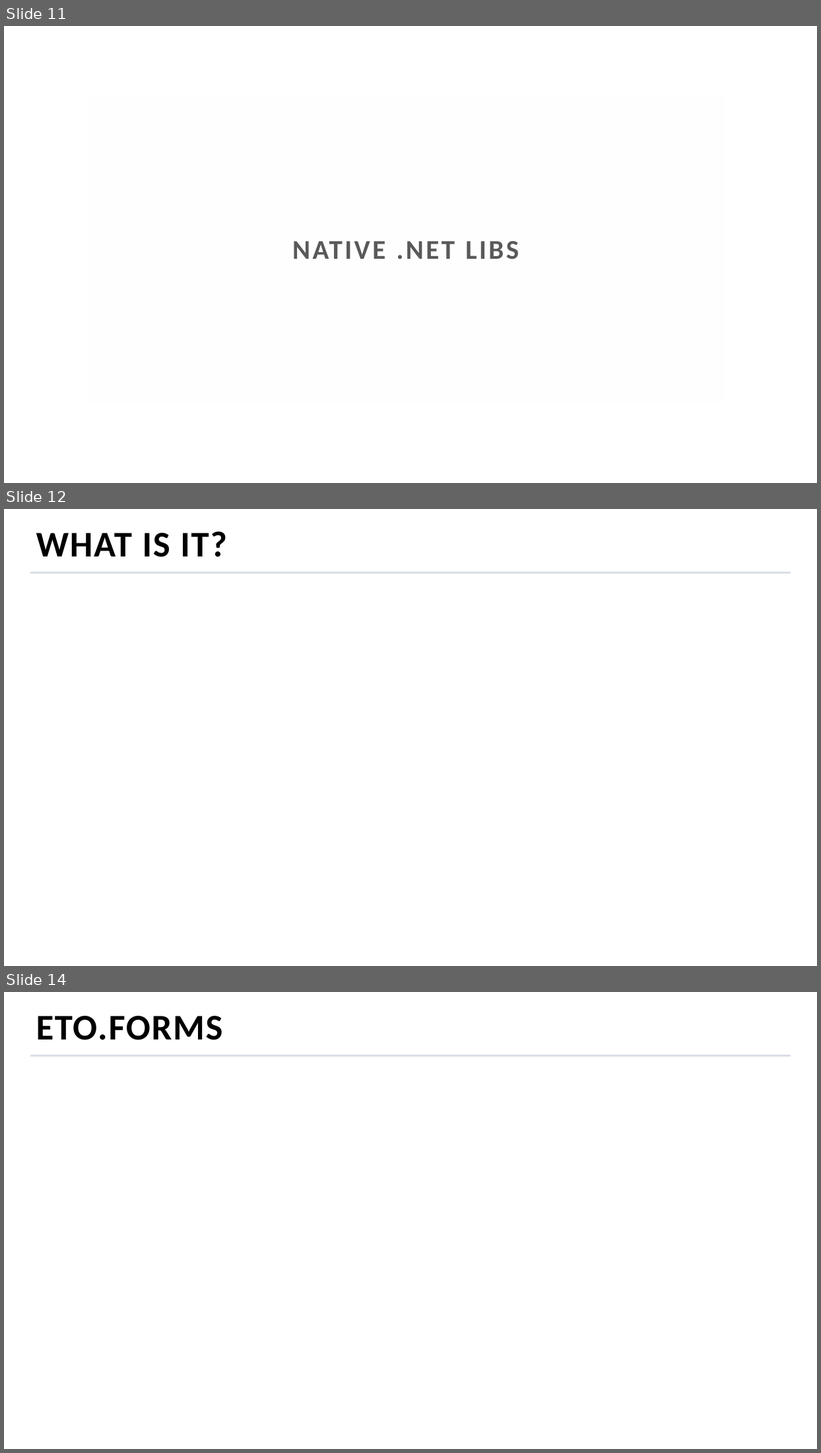
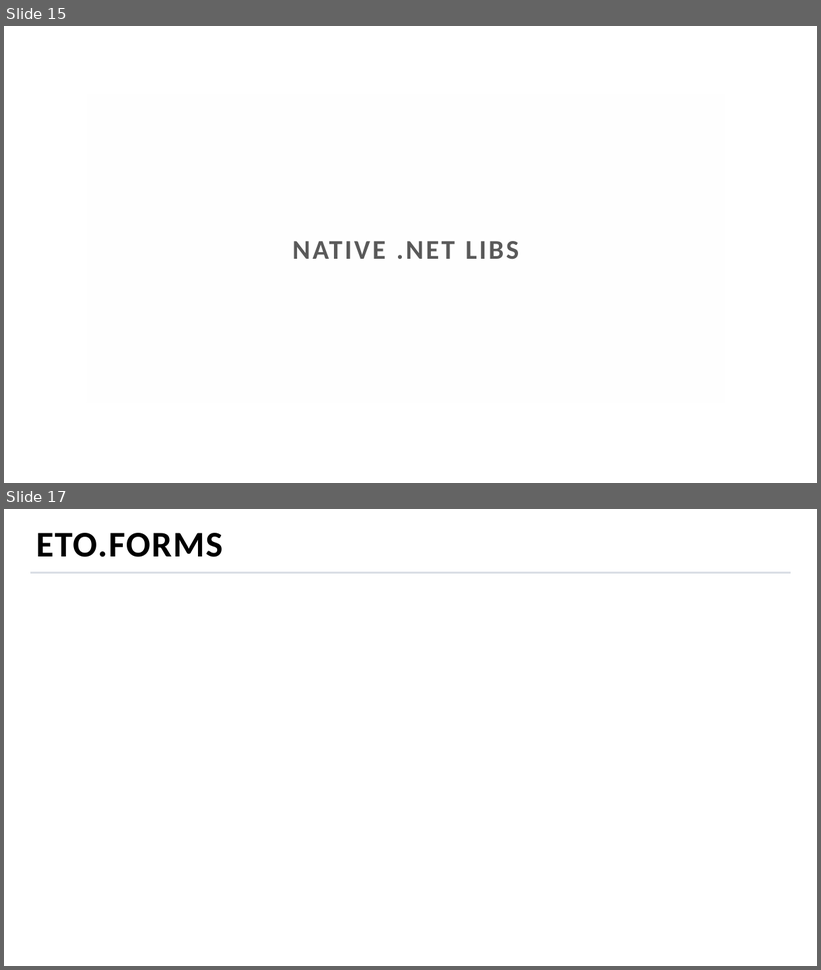
Before and after one commit to MihailRomanov/TechTalks_GUI_in_Net, a slide deck: presentation.pptx. Shown one above the other, each under a label of ours: slides 11, 12 and 14 before the commit, slides 15 and 17 after it; the slides between them are not shown. The pictures are 821x1453 and 821x970 pixels, drawn with LibreOffice and Linux fonts; fonts in the diff are those of the drawing; background and template pictures are left out. Boxes give left, top, right and bottom in pixels: in the first picture for what was removed or moved away, otherwise in the second. Text is boxed around its words. In the diff, an @@ line names an element or a change of style, - is before the commit and + after.

```diff
--- a/presentation.pptx
+++ b/presentation.pptx
@@ slide 12 removed at box(4, 509, 817, 966), background picture (left out); not listed: 1 template element that a slide beside it also shows @@
@@ title removed at box(36, 531, 226, 557) @@
-WHAT IS IT?
@@ what was slide 11 is now slide 15 @@
@@ what was slide 14 is now slide 17 @@
```
Also in this commit, not shown: 7 slides changed, 6 slides added, 1 other slide removed.
